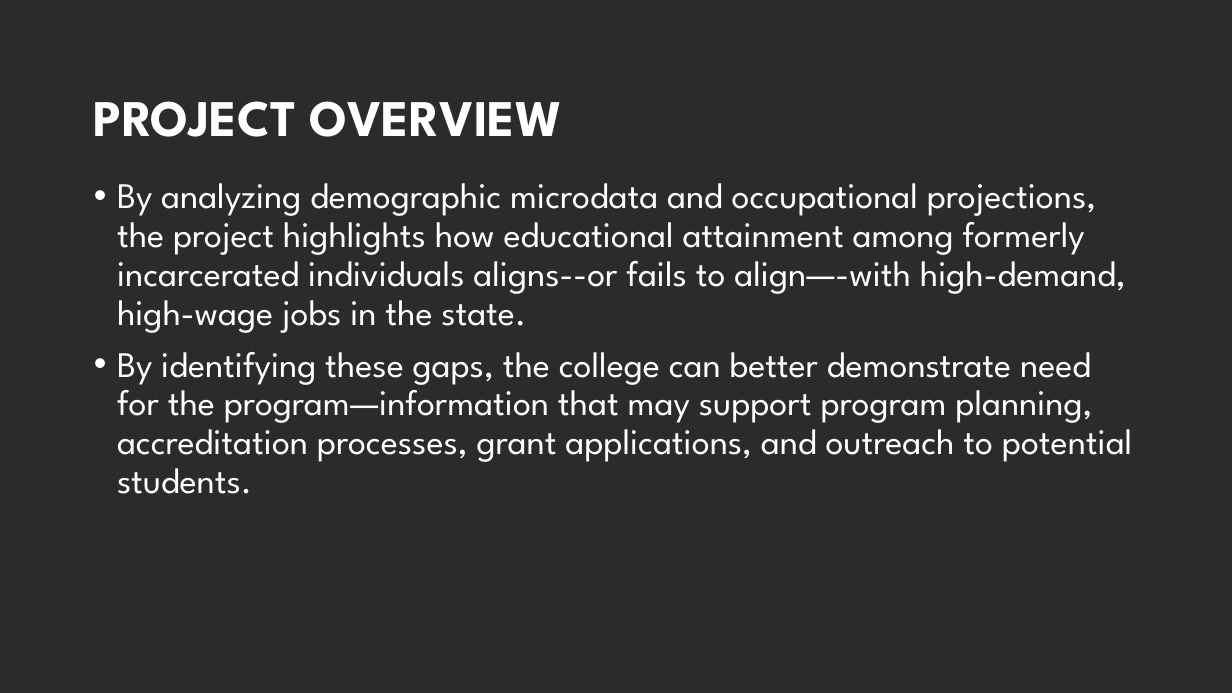
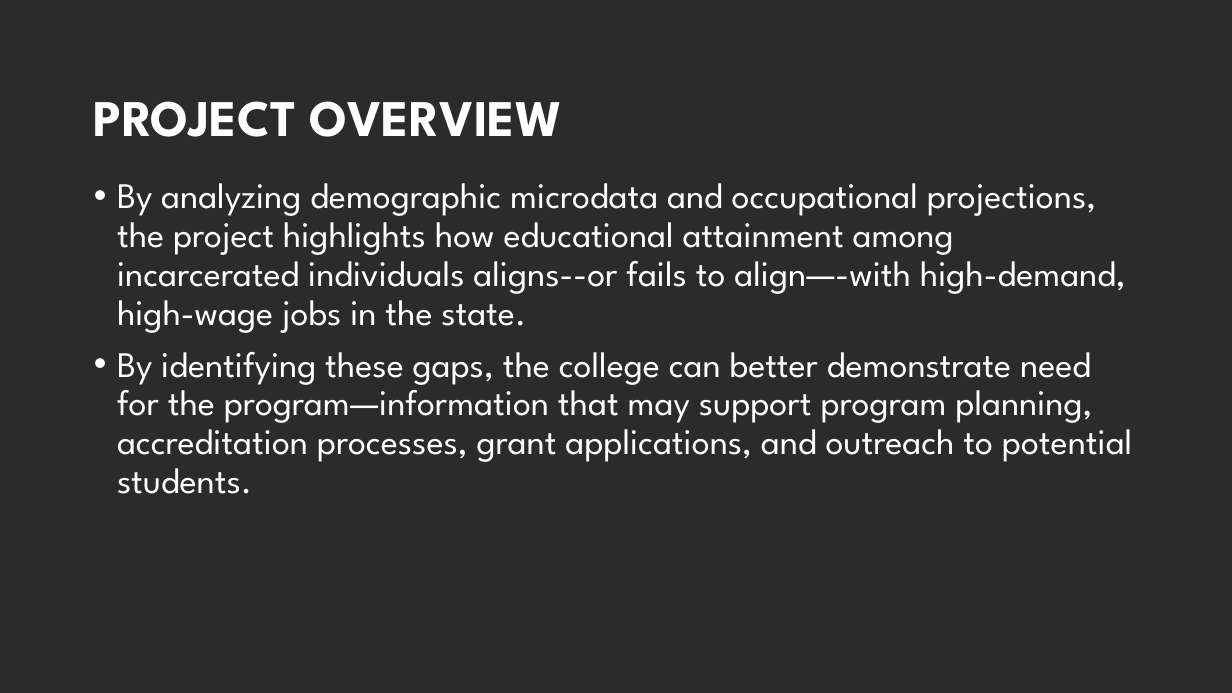
Before and after one commit to ashley-skidmore/prison_to_profession, a slide deck: slide 3 of deliverables/project_presentation.pptx. Drawn at 1232x693 pixels with LibreOffice and Linux fonts; fonts in the diff are those of the drawing; background and template pictures are left out; a plain dark background stands for a picture behind light text. Boxes give left, top, right and bottom in pixels: in the first picture for what was removed or moved away, otherwise in the second. Text is boxed around its words. In the diff, an @@ line names an element or a change of style, - is before the commit and + after.

Commit message:
edits to README and presentation

```diff
--- a/deliverables/project_presentation.pptx
+++ b/deliverables/project_presentation.pptx
@@ text at (117, 183, 1126, 333): text changed @@
-• By analyzing demographic microdata and occupational projections, the project highlights how educational attainment among formerly incarcerated individuals aligns--or fails to align—-with high-demand, high-wage jobs in the state.
+• By analyzing demographic microdata and occupational projections, the project highlights how educational attainment among incarcerated individuals aligns--or fails to align—-with high-demand, high-wage jobs in the state.
```
Also in this commit, not shown: 2 other files.
